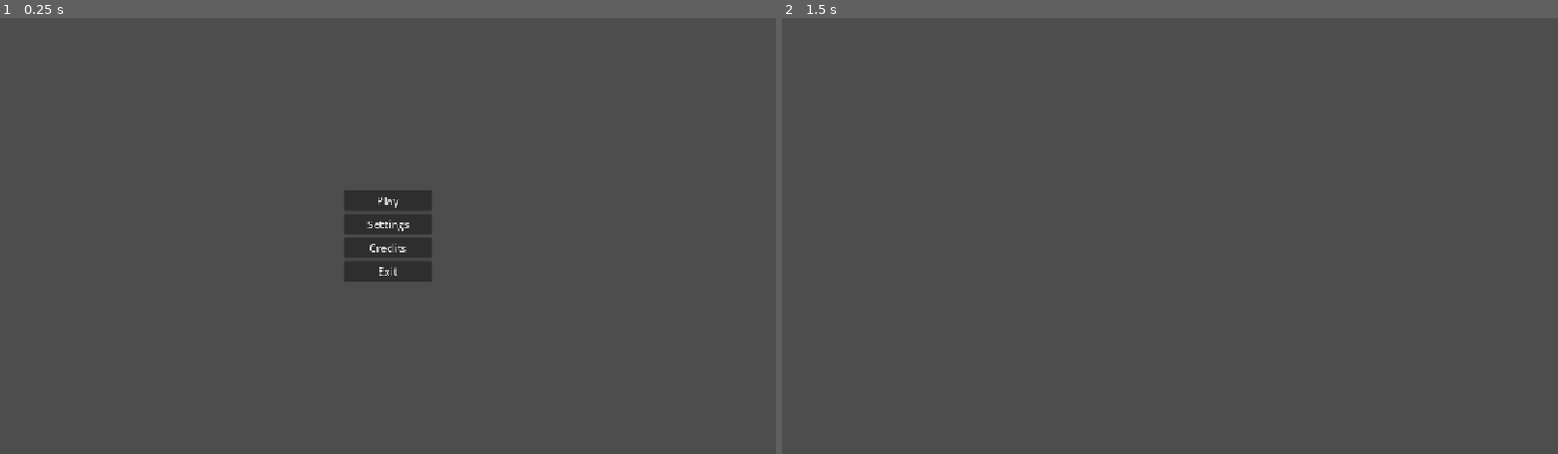
Above: before the commit, frames 1-2 (left to right).
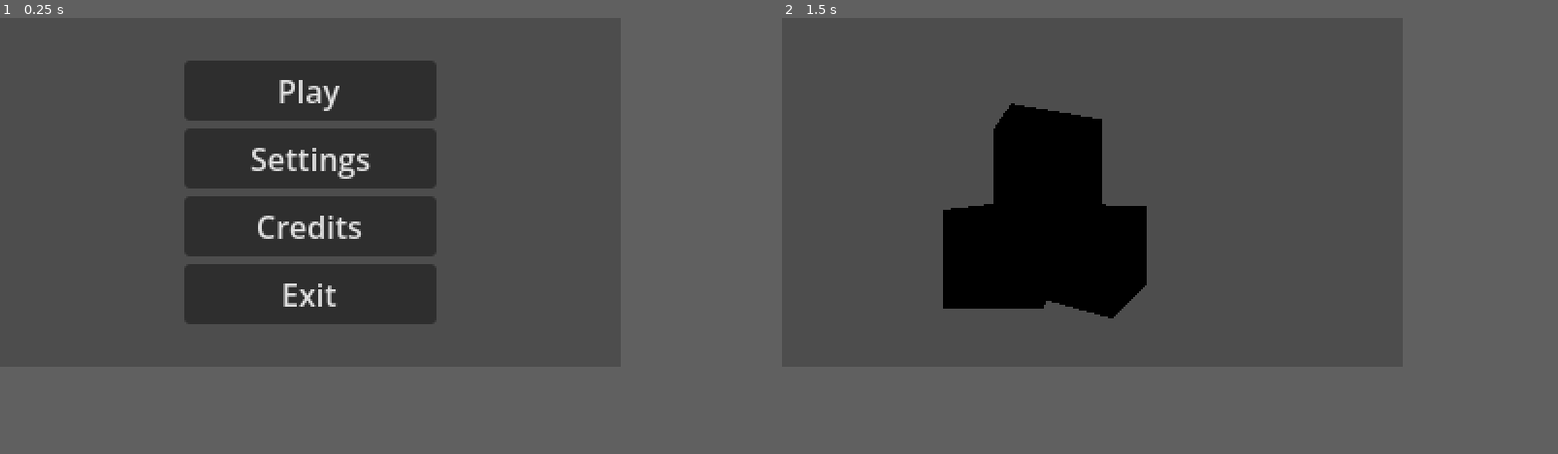
Above: after the commit, the same moments.

Repository: Frol3z/GMTK-Jam-2026
Game: Godot game, scene res://scenes/ui/menu.tscn
Two runs of this game, one before a commit and one after it. Both use one fixed random seed, a clock stepped at 60 frames per second and the inputs below.
Inputs:
- Up to frame 1 (0.25 s): no input
- Up to frame 2 (1.5 s): click "Play" at 0.5 s; tap Enter at 1.25 s
In our replay, the window is 800x450 before the commit and 640x360 after it. These sizes can differ from the game's own. Grey fills any space a smaller window leaves; there, only what the larger window draws over its background counts as a difference.

The runs differ from the first frame. In frame 1, 16% of the frame differs, in the area x 23-57%, y 9-71%; in frame 2, 9.1%.

Commit message:
Update main.tscn to 3D, update project settings

Diff:
--- a/main.tscn
+++ b/main.tscn
@@ -1,5 +1,24 @@
 [gd_scene format=3 uid="uid://b5wx8aqnxxmqm"]
 
+[ext_resource type="Script" uid="uid://cb2dccv3ssuwr" path="res://script/main.gd" id="1_ig7tw"]
+
+[sub_resource type="BoxMesh" id="BoxMesh_ptery"]
+
 [node name="Main" type="Node3D" unique_id=590011488]
+script = ExtResource("1_ig7tw")
 
 [node name="Camera" type="Camera3D" parent="." unique_id=1243448202]
+transform = Transform3D(1, 0, 0, 0, 1, 0, 0, 0, 1, 0, 0, 3)
+fov = 70.0
+
+[node name="MeshInstance3D" type="MeshInstance3D" parent="." unique_id=1546623468]
+transform = Transform3D(1, 0, 0, 0, 1, 0, 0, 0, 1, -1, -0.67522526, 0)
+mesh = SubResource("BoxMesh_ptery")
+
+[node name="MeshInstance3D2" type="MeshInstance3D" parent="." unique_id=756473691]
+transform = Transform3D(0.49999997, 0, 0.86602545, 0, 1, 0, -0.86602545, 0, 0.49999997, 0, -0.67522526, 0)
+mesh = SubResource("BoxMesh_ptery")
+
+[node name="MeshInstance3D3" type="MeshInstance3D" parent="." unique_id=1766439595]
+transform = Transform3D(-0.5000001, 0, 0.8660254, 0, 1, 0, -0.8660254, 0, -0.5000001, -0.5701883, 0.32477474, 0)
+mesh = SubResource("BoxMesh_ptery")
--- a/project.godot
+++ b/project.godot
@@ -17,8 +17,13 @@
 
 [display]
 
-window/stretch/mode="canvas_items"
+window/size/viewport_width=320
+window/size/viewport_height=180
+window/size/window_width_override=1280
+window/size/window_height_override=720
+window/stretch/mode="viewport"
 window/stretch/aspect="expand"
+window/stretch/scale_mode="integer"
 
 [physics]
 
--- a/script/main.gd
+++ b/script/main.gd
@@ -1,4 +1,4 @@
-extends Node2D
+extends Node3D
 
 # GAMEPLAY LOOP
 # Spawna nemico.
